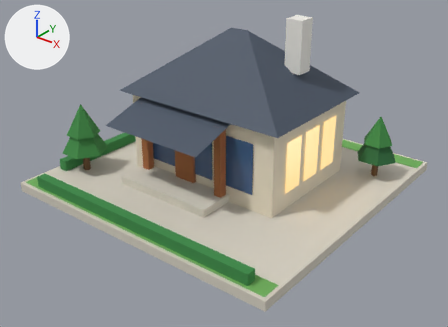
A saved change to the glTF model cities-skylines-2/public/models/02.glb.
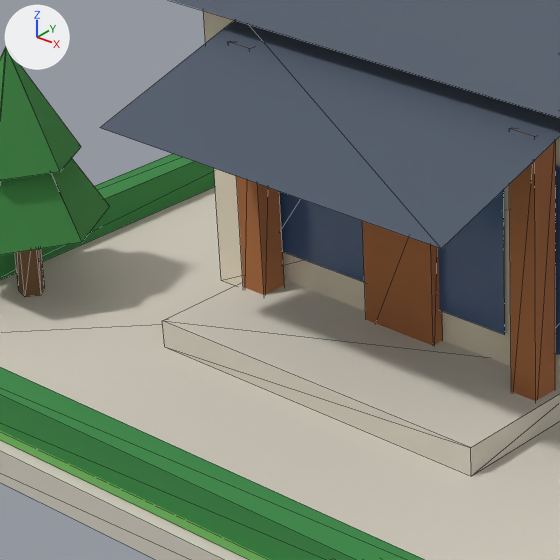
Each version is shown whole from a 50 mm lens placed at (1.135, -1.453, 0.955), pointed at (0.035, -0.079, 0.102), then close up on the part from 18% to 51% of the width and 28% to 73% of the height. Every picture has the same lights, and +X, +Y and +Z are marked at upper left. The older version's two pictures come first. The close-ups show mesh edges as thin lines. Vertices at exactly the same position are counted once.

Before the edit, the objects in view are built like this:
```python
me_b02 = bpy.data.meshes.new('b02')
me_b02.from_pydata(...)  # 184 vertices, 192 faces; spans x -0.48..0.48, y -0.48..0.48, z 0.0..0.55
me_b02.materials.append(mat_paving)  # pale yellow #d8d2c4
me_b02.materials.append(mat_grass)  # green #6fae5a
me_b02.materials.append(mat_hedge)  # green #3b8a47
me_b02.materials.append(mat_wall_cream)  # pale yellow #eadfc8
me_b02.materials.append(mat_roof_slate)  # dark blue #4a5565
me_b02.materials.append(mat_wall_white)  # white #f3f1ea
me_b02.materials.append(mat_wall_wood)  # brown #a8683a
me_b02.materials.append(mat_glass_dark)  # blue #3d5a82
me_b02.materials.append(mat_glow_window)  # blue #3d5a82, glowing orange #ffd27a
me_b02.materials.append(mat_trunk)  # brown #7a5a3a
me_b02.materials.append(mat_tree_green)  # green #3f8a45
me_b02.materials.append(mat_tree_dark)  # dark green #2c6a3a
ob_b02 = bpy.data.objects.new('b02', me_b02)
ob_b02.location = (0.0, 0.0, 0.0)
```
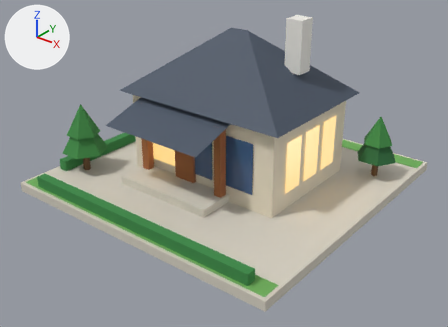
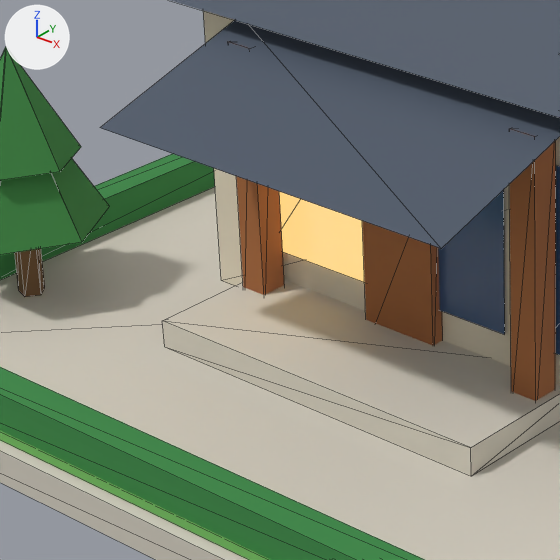
Changed parts and their boxes (x1, y1, x2, y2) in the close-ups (560 x 560 px; the box of a moved part takes in the faces that stretch with it):
'b02', reshaped, recoloured (lighter): (0, 0, 560, 560) in both
part 1 of me_b02, moved or reshaped (not visible afterwards): before (438, 166, 560, 355)
part 2 of me_b02, moved or reshaped (not visible before): after (438, 166, 560, 355)
part 3 of me_b02, recoloured (lighter): (279, 191, 365, 282) in both
part 4 of me_b02, recoloured (blue): after (438, 166, 560, 355)

The change, as a list of edits to the scene's bpy script:
```text
Change me_b02:
    where me_b02.from_pydata(...)  # 184 vertices, 192 faces; spans x -0.48..0.48, y -0.48..0.48, z 0.0..0.55
    used by ob_b02; location = (0.0, 0.0, 0.0)
    me_b02 part 1
    me_b02.vertices[94].co: (-0.057, -0.163, 0.084) -> (0.278, -0.098, 0.084)
    me_b02.vertices[95].co: (0.057, -0.163, 0.084) -> (0.278, -0.022, 0.084)  # pixel (504, 334) -> not seen
    me_b02.vertices[96].co: (0.057, -0.163, 0.246) -> (0.278, -0.022, 0.246)
    me_b02.vertices[97].co: (-0.057, -0.163, 0.246) -> (0.278, -0.098, 0.246)
    me_b02.vertices[98].co: (0.093, -0.163, 0.084) -> (0.278, 0.002, 0.084)
    me_b02.vertices[99].co: (0.207, -0.163, 0.084) -> (0.278, 0.078, 0.084)
    me_b02.vertices[100].co: (0.207, -0.163, 0.246) -> (0.278, 0.078, 0.246)
    me_b02.vertices[101].co: (0.093, -0.163, 0.246) -> (0.278, 0.002, 0.246)
    me_b02 part 2
    me_b02.vertices[106].co: (0.278, 0.002, 0.084) -> (-0.057, -0.163, 0.084)
    me_b02.vertices[107].co: (0.278, 0.078, 0.084) -> (0.057, -0.163, 0.084)  # not seen -> pixel (504, 334)
    me_b02.vertices[108].co: (0.278, 0.078, 0.246) -> (0.057, -0.163, 0.246)
    me_b02.vertices[109].co: (0.278, 0.002, 0.246) -> (-0.057, -0.163, 0.246)
    me_b02.vertices[110].co: (0.278, 0.102, 0.084) -> (0.093, -0.163, 0.084)
    me_b02.vertices[111].co: (0.278, 0.178, 0.084) -> (0.207, -0.163, 0.084)
    me_b02.vertices[112].co: (0.278, 0.178, 0.246) -> (0.207, -0.163, 0.246)
    me_b02.vertices[113].co: (0.278, 0.102, 0.246) -> (0.093, -0.163, 0.246)
    me_b02 part 3: all 6 faces that had it switch from mat_glass_dark (blue #3d5a82) to mat_glow_window (blue #3d5a82, glowing orange #ffd27a)
    me_b02 part 4: all 4 faces centred in x 0.278, y 0.027..0.153, z 0.138..0.192 switch from mat_glow_window (blue #3d5a82, glowing orange #ffd27a) to mat_glass_dark (blue #3d5a82)
```
